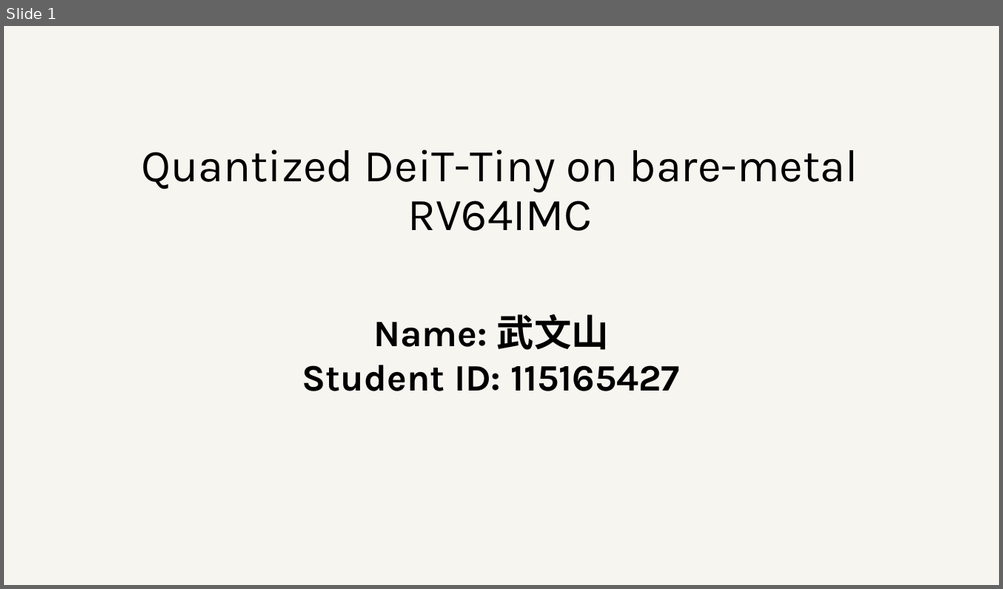
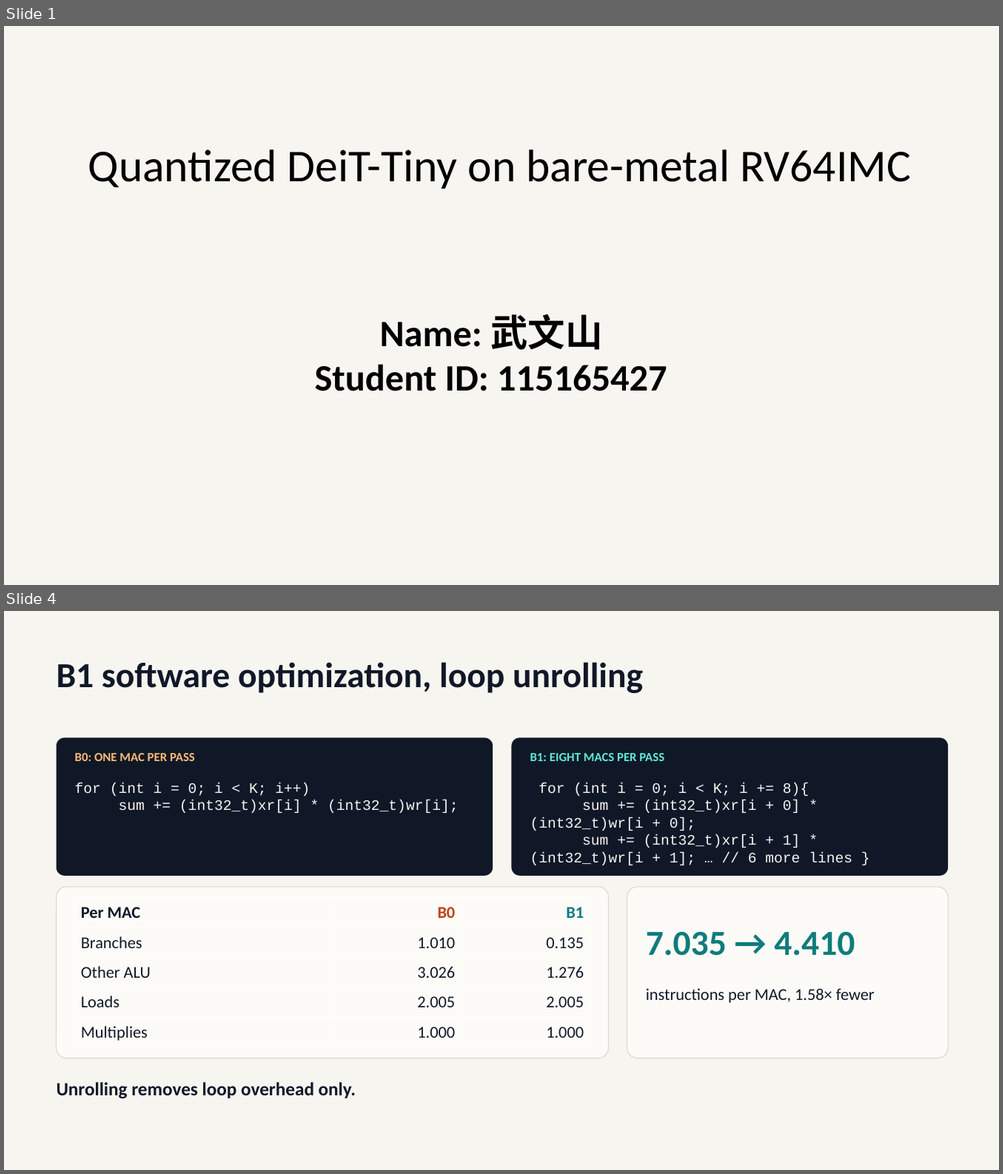
Before and after one commit to hubertvx/RV64imc, a slide deck: docs/115165427_武文山.pptx. Shown one above the other, each under a label of ours: slide 1 before the commit, slides 1 and 4 after it; the slides between them are not shown. The pictures are 1003x589 and 1003x1174 pixels, drawn with LibreOffice and Linux fonts; fonts in the diff are those of the drawing. Boxes give left, top, right and bottom in pixels: in the first picture for what was removed or moved away, otherwise in the second. Text is boxed around its words. In the diff, an @@ line names an element or a change of style, - is before the commit and + after.

```diff
--- a/docs/115165427_武文山.pptx
+++ b/docs/115165427_武文山.pptx
@@ slide 4 added at (4,611,999,1170), background #F6F5F0 @@
@@ text added at (57,662,643,693), 34 pt, text #101828, bold @@
+B1 software optimization, loop unrolling
@@ rounded rectangle added at (57,738,492,876), fill #101828 @@
@@ rounded rectangle added at (512,738,948,876), fill #101828 @@
@@ text added at (75,753,195,761), 12 pt, text #FDBA74, bold @@
+B0: ONE MAC PER PASS
@@ text added at (530,753,664,761), 12 pt, text #5EEAD4, bold @@
+B1: EIGHT MACS PER PASS
@@ text added at (75,783,458,813), 14 pt, text #F6F5F0 @@
+for (int i = 0; i < K; i++)
+sum += (int32_t)xr[i] * (int32_t)wr[i];
@@ text added at (530,783,852,866), 14 pt, text #F6F5F0 @@
+for (int i = 0; i < K; i += 8){
+sum += (int32_t)xr[i + 0] * (int32_t)wr[i + 0];
+sum += (int32_t)xr[i + 1] * (int32_t)wr[i + 1]; … // 6 more lines }
@@ rounded rectangle added at (57,887,609,1059), fill #FCFBF8, outline #D9D6CC 0.75 pt @@
@@ table added at (75,898,590,1048), 5 rows, 3 columns @@
+Per MAC | B0 | B1
+Branches | 1.010 | 0.135
+Other ALU | 3.026 | 1.276
+Loads | 2.005 | 2.005
+Multiplies | 1.000 | 1.000
@@ rounded rectangle added at (627,887,948,1059), fill #FCFBF8, outline #D9D6CC 0.75 pt @@
@@ text added at (646,931,854,956), 34 pt, text #0E7C7B, bold @@
+7.035 → 4.410
@@ text added at (646,988,874,1003), 16 pt, text #101828 @@
+instructions per MAC, 1.58× fewer
@@ text added at (57,1082,356,1099), 18 pt, text #101828, bold @@
+Unrolling removes loop overhead only.
@@ slide 1 changed as well @@
@@ text "Quantized DeiT-Tiny on bare-metal RV64IMC" at (88,150,910,189): font Karla to Calibri @@
@@ text "Name: 武文山" at (315,315,667,392): font Karla to Calibri @@
```
Also in this commit, not shown: 3 other slides changed, 3 other slides added, 5 slides removed.
